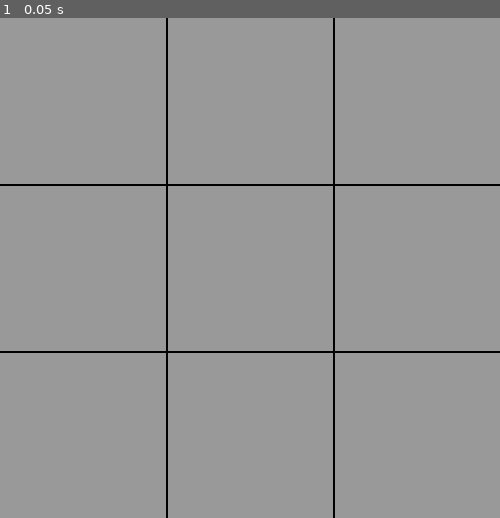
Above: before the commit, frame 1.
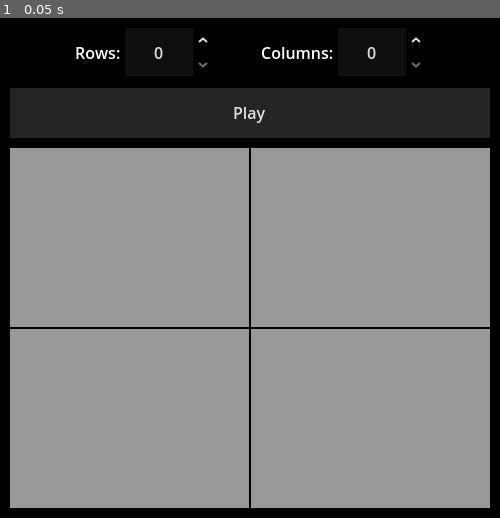
Above: after the commit, the same moment.

Repository: FlloydGagni/Godot-Game-of-Life
Game: Godot game, scene res://scenes/main_interface.tscn
The game is run twice, just before and just after one commit, with the same random seed, the same clock (stepped at 60 frames per second) and the same inputs.
Inputs:
- Up to frame 1 (0.05 s): no input

The runs differ from the first frame. In frame 1, 33% of the frame differs, in the area x 0-100%, y 0-100%.

Commit message:
Add control panel for grid set up and start button
Signed-off-by: Flloyd Nathaniel Gagni <fnbg720@gmail.com>

Diff:
--- a/scenes/main_interface.tscn
+++ b/scenes/main_interface.tscn
@@ -1,9 +1,18 @@
-[gd_scene load_steps=3 format=3 uid="uid://dvdd2twppcgae"]
+[gd_scene load_steps=7 format=3 uid="uid://dvdd2twppcgae"]
 
 [ext_resource type="PackedScene" uid="uid://blaitsr7yym5j" path="res://scenes/cell.tscn" id="1_7qx7d"]
+[ext_resource type="Script" uid="uid://bl238jrnivc1m" path="res://scripts/main_interface.gd" id="1_51bk3"]
 
 [sub_resource type="StyleBoxFlat" id="StyleBoxFlat_51bk3"]
 bg_color = Color(0, 0, 0, 1)
+
+[sub_resource type="StyleBoxEmpty" id="StyleBoxEmpty_51bk3"]
+
+[sub_resource type="StyleBoxFlat" id="StyleBoxFlat_rgrph"]
+bg_color = Color(0.207843, 0.207843, 0.207843, 1)
+
+[sub_resource type="StyleBoxFlat" id="StyleBoxFlat_efbr5"]
+bg_color = Color(0.145098, 0.145098, 0.145098, 1)
 
 [node name="MainInterface" type="PanelContainer"]
 anchors_preset = 15
@@ -12,36 +21,70 @@
 grow_horizontal = 2
 grow_vertical = 2
 theme_override_styles/panel = SubResource("StyleBoxFlat_51bk3")
+script = ExtResource("1_51bk3")
 
-[node name="GridContainer" type="GridContainer" parent="."]
+[node name="InterfaceMargin" type="MarginContainer" parent="."]
 layout_mode = 2
+theme_override_constants/margin_left = 10
+theme_override_constants/margin_top = 10
+theme_override_constants/margin_right = 10
+theme_override_constants/margin_bottom = 10
+
+[node name="MainContainer" type="VBoxContainer" parent="InterfaceMargin"]
+layout_mode = 2
+theme_override_constants/separation = 10
+
+[node name="ControlContainer" type="HBoxContainer" parent="InterfaceMargin/MainContainer"]
+custom_minimum_size = Vector2(0, 50)
+layout_mode = 2
+theme_override_constants/separation = 50
+alignment = 1
+
+[node name="RowContainer" type="HBoxContainer" parent="InterfaceMargin/MainContainer/ControlContainer"]
+layout_mode = 2
+
+[node name="RowLabel" type="Label" parent="InterfaceMargin/MainContainer/ControlContainer/RowContainer"]
+layout_mode = 2
+text = "Rows:"
+
+[node name="RowValue" type="SpinBox" parent="InterfaceMargin/MainContainer/ControlContainer/RowContainer"]
+layout_mode = 2
+alignment = 1
+
+[node name="ColContainer" type="HBoxContainer" parent="InterfaceMargin/MainContainer/ControlContainer"]
+layout_mode = 2
+
+[node name="ColLabel" type="Label" parent="InterfaceMargin/MainContainer/ControlContainer/ColContainer"]
+layout_mode = 2
+text = "Columns:"
+
+[node name="ColValue" type="SpinBox" parent="InterfaceMargin/MainContainer/ControlContainer/ColContainer"]
+layout_mode = 2
+alignment = 1
+
+[node name="Start" type="Button" parent="InterfaceMargin/MainContainer"]
+custom_minimum_size = Vector2(0, 50)
+layout_mode = 2
+theme_override_styles/focus = SubResource("StyleBoxEmpty_51bk3")
+theme_override_styles/pressed = SubResource("StyleBoxFlat_rgrph")
+theme_override_styles/normal = SubResource("StyleBoxFlat_efbr5")
+text = "Play"
+
+[node name="Grid" type="GridContainer" parent="InterfaceMargin/MainContainer"]
+layout_mode = 2
+size_flags_vertical = 3
 theme_override_constants/h_separation = 2
 theme_override_constants/v_separation = 2
-columns = 3
+columns = 2
 
-[node name="Cell" parent="GridContainer" instance=ExtResource("1_7qx7d")]
+[node name="Cell" parent="InterfaceMargin/MainContainer/Grid" instance=ExtResource("1_7qx7d")]
 layout_mode = 2
 
-[node name="Cell2" parent="GridContainer" instance=ExtResource("1_7qx7d")]
+[node name="Cell2" parent="InterfaceMargin/MainContainer/Grid" instance=ExtResource("1_7qx7d")]
 layout_mode = 2
 
-[node name="Cell3" parent="GridContainer" instance=ExtResource("1_7qx7d")]
+[node name="Cell3" parent="InterfaceMargin/MainContainer/Grid" instance=ExtResource("1_7qx7d")]
 layout_mode = 2
 
-[node name="Cell4" parent="GridContainer" instance=ExtResource("1_7qx7d")]
+[node name="Cell4" parent="InterfaceMargin/MainContainer/Grid" instance=ExtResource("1_7qx7d")]
 layout_mode = 2
-
-[node name="Cell5" parent="GridContainer" instance=ExtResource("1_7qx7d")]
-layout_mode = 2
-
-[node name="Cell6" parent="GridContainer" instance=ExtResource("1_7qx7d")]
-layout_mode = 2
-
-[node name="Cell7" parent="GridContainer" instance=ExtResource("1_7qx7d")]
-layout_mode = 2
-
-[node name="Cell8" parent="GridContainer" instance=ExtResource("1_7qx7d")]
-layout_mode = 2
-
-[node name="Cell9" parent="GridContainer" instance=ExtResource("1_7qx7d")]
-layout_mode = 2
